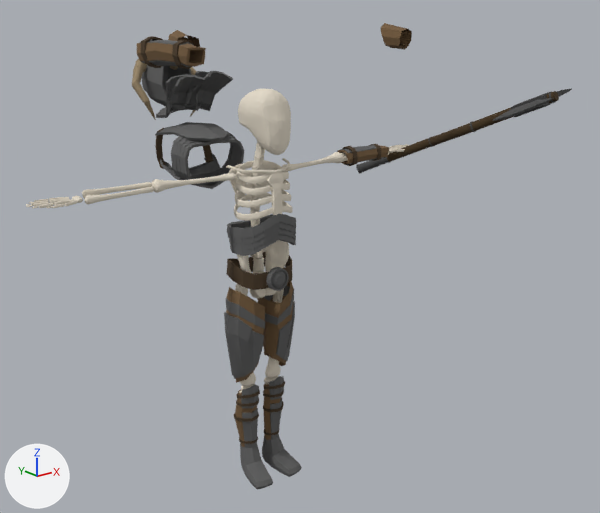
Renders of the FBX model SkeletonEnemy.fbx from each side of a commit.
The view is the same before and after, from a 50 mm camera at (-8.15, -11.4, 8.61) aimed at (0.92, -0.06, 4.07). The lights are fixed; the arrows at lower left show +X, +Y and +Z. Where no turn or scale is listed for an object, it has been applied to the vertices. Vertices at the same position are counted once.

The first picture shows 'Belt', 'Bracer Left', 'Bracer Right', 'Chest Plate', 'Chest Plate Under2', 'ChestPlate Under', 'Helmet', 'Leg Armor Left', 'Leg Armor Right', 'Low Poly Axe', 'Shin Armor Right', 'Skeleton'.
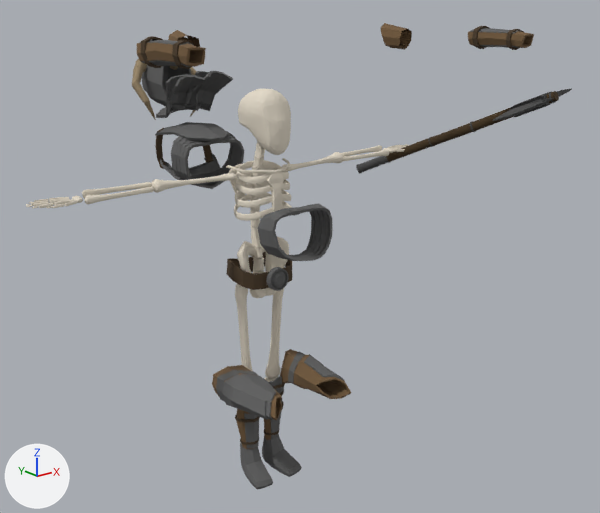
Where the newer file only moved an object's origin or applied its transform, the numbers keep the older frame.

Scene script edits in JSON lines:
```json
{"block": "me_cube_013", "where": "me_cube_013.from_pydata(...)  # 147 vertices, 124 faces; spans x -0.28..0.39, y -0.34..0.33, z -0.87..0.93"}
{"block": "me_cube_013", "where": "# used by ob_leg_armor_right; location = (-0.44, -0.1, 2.85)"}
{"block": "me_cube_013", "change": "me_cube_013 part 1: the whole mesh is multiplied about its middle by the matrix ((0.999, 0.035, -0.001), (0.003, -0.053, 0.999), (0.034, -0.998, -0.053)), then moved by (-0.34, -0.65, -0.8)"}
{"op": "set", "path": "ob_chest_plate_under2.location", "old": "(0.04, -0.15, 4.23)", "new": "(0.04, -0.62, 4.88)"}
{"op": "set", "path": "ob_chest_plate_under2.rotation_euler", "old": "(0.0, 0.0, 0.0)", "new": "(1.464, 0.0, 0.0)", "note": "degrees (0, 0, 0) -> degrees (84, 0, 0)"}
{"op": "set", "path": "ob_shin_armor_right.location", "old": "(-0.29, 0.02, 1.21)", "new": "(-0.3, -0.03, 1.21)"}
{"op": "set", "path": "ob_bracer_left.location", "old": "(2.64, 0.13, 5.74)", "new": "(3.24, -2.44, 7.94)"}
{"op": "set", "path": "ob_bracer_left.rotation_euler", "old": "(0.0644, 0.0406, -0.000493)", "new": "(0.0699, 0.041, -1.581)", "note": "degrees (3.7, 2.3, -0) -> degrees (4, 2.3, -91)"}
{"op": "set", "path": "ob_leg_armor_left.location", "old": "(0.41, -0.07, 3.0)", "new": "(0.67, -0.63, 2.02)"}
{"op": "set", "path": "ob_leg_armor_left.rotation_euler", "old": "(0.0173, 0.0026, 0.115)", "new": "(-1.608, 0.186, -0.0135)", "note": "degrees (1, 0.1, 6.6) -> degrees (-92, 11, -0.8)"}
```

Changed parts and their boxes [x1, y1, x2, y2] in the pictures (600 x 513 px):
```json
{"object": "Leg Armor Right", "change": "reshaped", "before": [224, 287, 265, 383], "after": [212, 365, 282, 420], "on screen": "69% wider, 42% shorter"}
{"object": "Leg Armor Left", "change": "moved, turned", "before": [257, 281, 295, 366], "after": [280, 349, 351, 399]}
{"object": "Chest Plate Under2", "change": "moved, turned", "before": [227, 213, 296, 256], "after": [258, 203, 332, 261]}
{"object": "Bracer Left", "change": "moved, turned", "before": [337, 144, 389, 166], "after": [468, 26, 534, 50]}
{"object": "Shin Armor Right", "change": "moved", "before": [234, 384, 260, 448], "after": [235, 409, 260, 449]}
```
